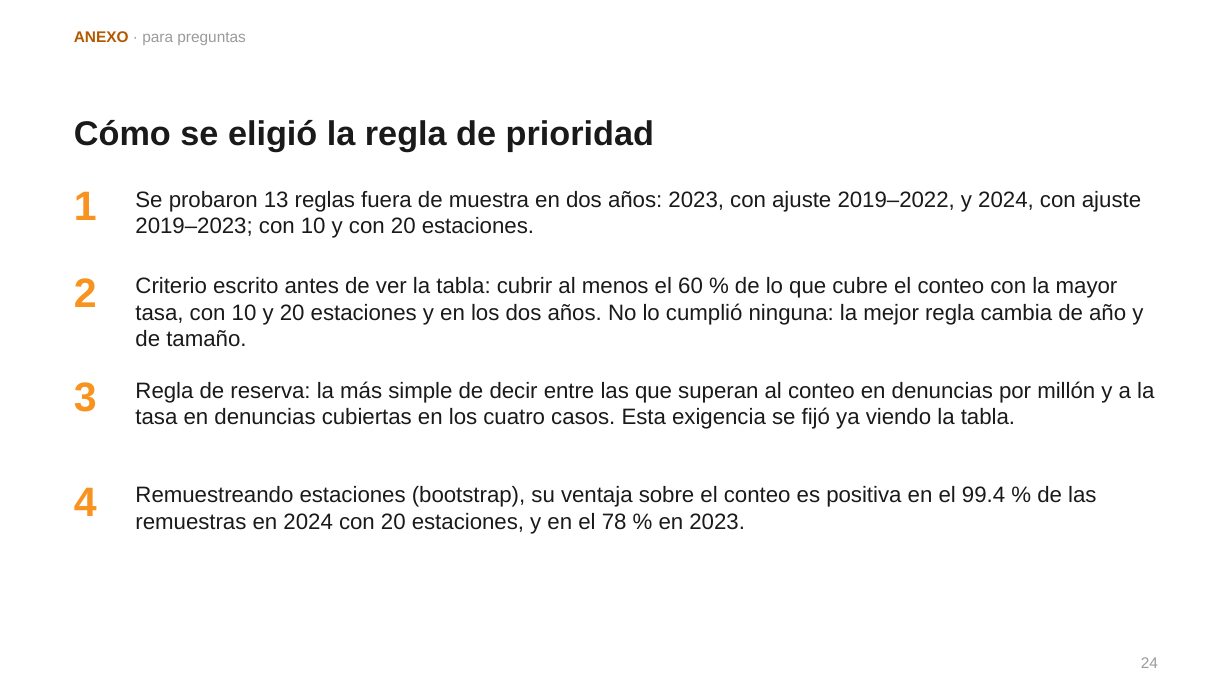
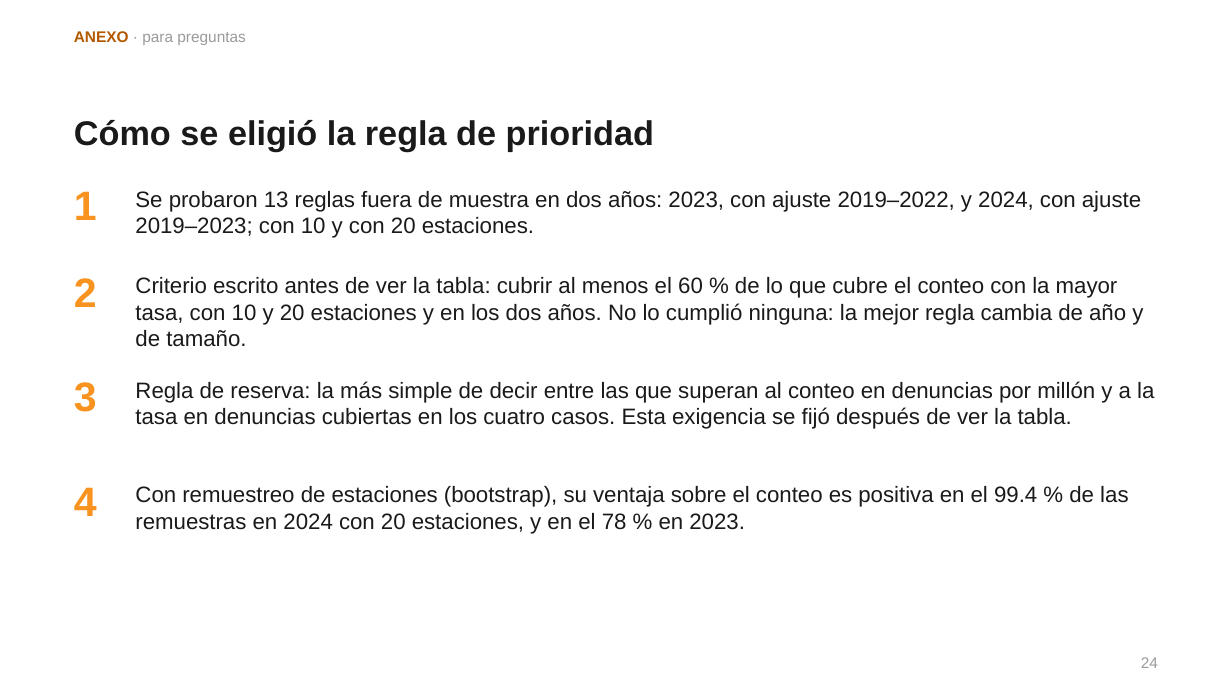
Before and after one commit to sebastiancordoba/caso-inseguridad-cdmx, a slide deck: slide 24 of docs/presentacion/presentacion.pptx. Drawn at 1232x693 pixels with LibreOffice and Linux fonts; fonts in the diff are those of the drawing. Boxes give left, top, right and bottom in pixels: in the first picture for what was removed or moved away, otherwise in the second. Text is boxed around its words. In the diff, an @@ line names an element or a change of style, - is before the commit and + after.

```diff
--- a/docs/presentacion/presentacion.pptx
+++ b/docs/presentacion/presentacion.pptx
@@ text at <box>135,381,1154,429</box>: text changed @@
-Regla de reserva: la más simple de decir entre las que superan al conteo en denuncias por millón y a la tasa en denuncias cubiertas en los cuatro casos. Esta exigencia se fijó ya viendo la tabla.
+Regla de reserva: la más simple de decir entre las que superan al conteo en denuncias por millón y a la tasa en denuncias cubiertas en los cuatro casos. Esta exigencia se fijó después de ver la tabla.
@@ text at <box>135,486,1128,534</box>: text changed @@
-Remuestreando estaciones (bootstrap), su ventaja sobre el conteo es positiva en el 99.4 % de las remuestras en 2024 con 20 estaciones, y en el 78 % en 2023.
+Con remuestreo de estaciones (bootstrap), su ventaja sobre el conteo es positiva en el 99.4 % de las remuestras en 2024 con 20 estaciones, y en el 78 % en 2023.
```
Also in this commit, not shown: 5 other slides changed, 6 other files.
